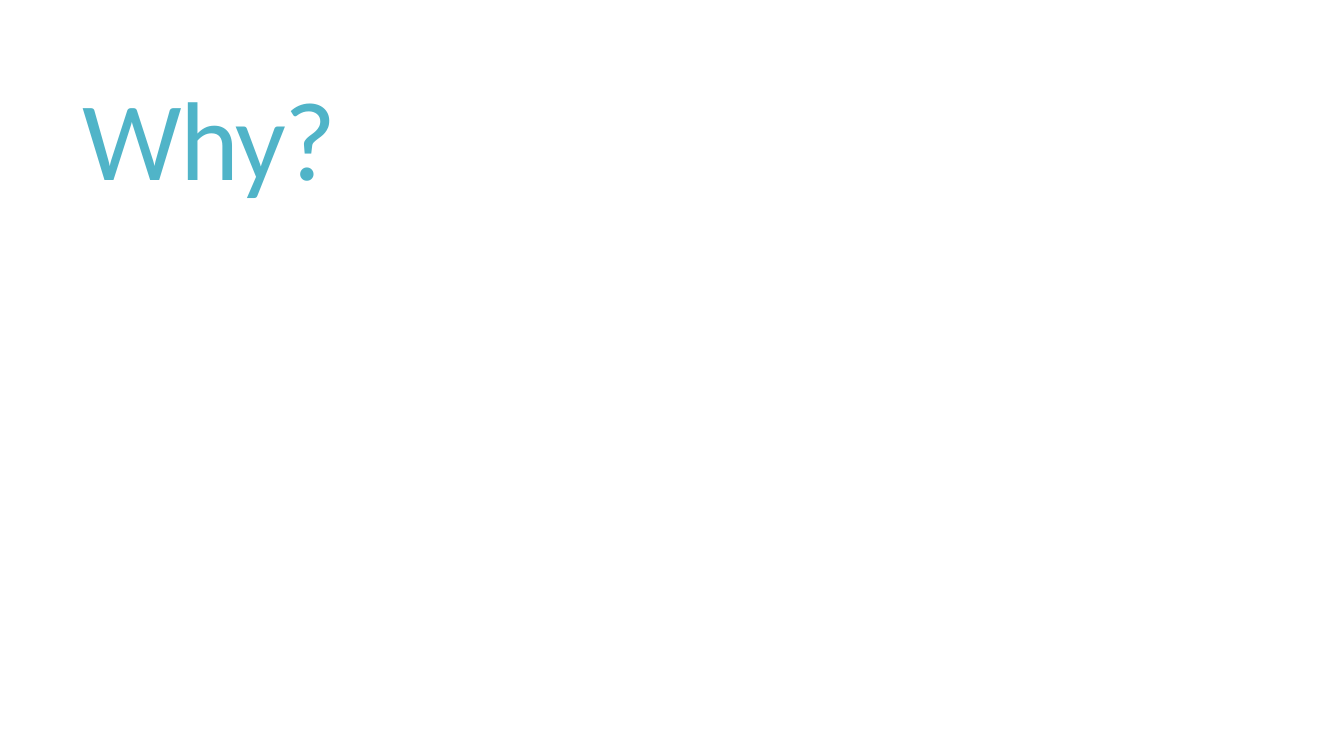
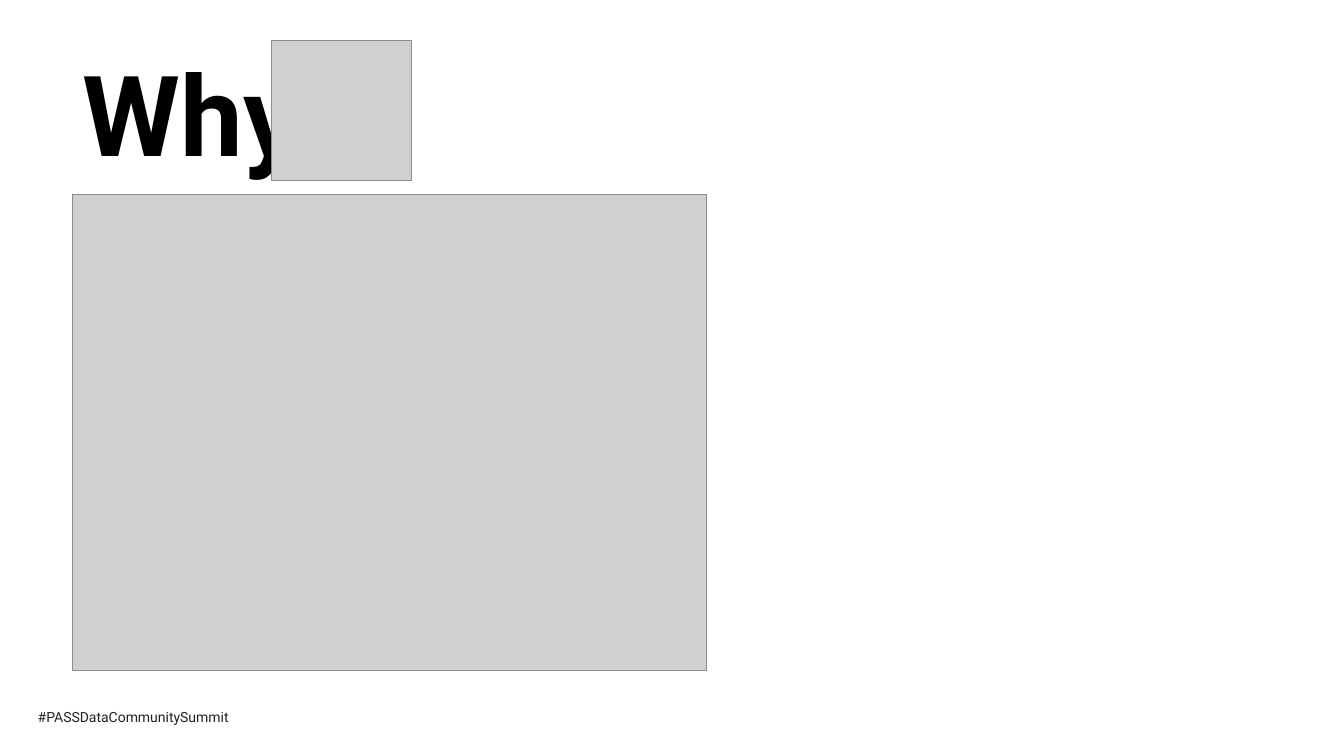
Before and after one commit to BarneyLawrence/Sessions-TSQL-BeyondTheBasics, a slide deck: slide 4 of T-SQL - Beyond the Basics.pptx. Drawn at 1344x756 pixels with LibreOffice and Linux fonts; fonts in the diff are those of the drawing; grey boxes stand for pictures; background and template pictures are left out. Boxes give left, top, right and bottom in pixels: in the first picture for what was removed or moved away, otherwise in the second. Text is boxed around its words. In the diff, an @@ line names an element or a change of style, - is before the commit and + after.

Commit message:
Final updates for PASS Summit 2020

```diff
--- a/T-SQL - Beyond the Basics.pptx
+++ b/T-SQL - Beyond the Basics.pptx
@@ title "Why" at (83,54,300,181): vertical alignment middle to top @@
@@ title at (83,54,300,181): text changed; font Calibri to Roboto; text colour #50B4C8 to #000000; bold on @@
-Why?
+Why
@@ picture added at (272,40,411,179) @@
@@ picture added at (73,195,707,670) @@
@@ text added at (38,712,229,725), 10 pt, text #222222 @@
+#PASSDataCommunitySummit
```
Also in this commit, not shown: 10 other slides changed, 12 slides added, 6 slides removed, 15 other files.
